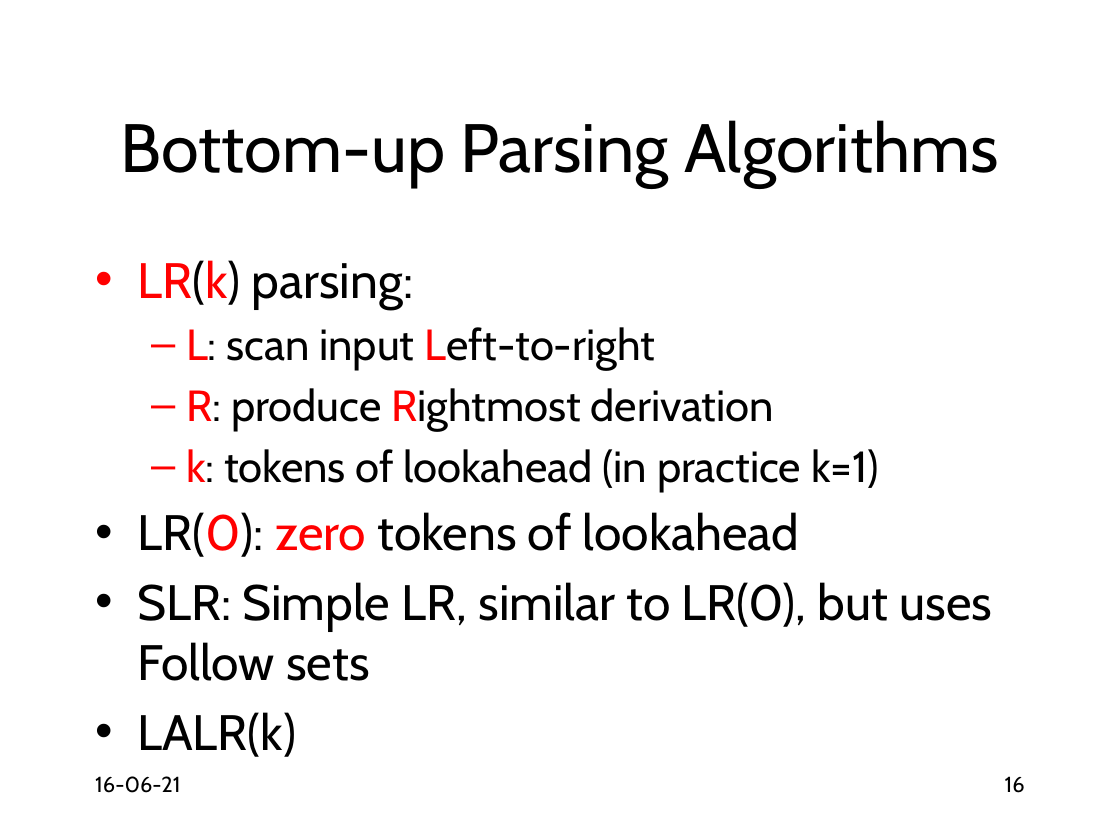
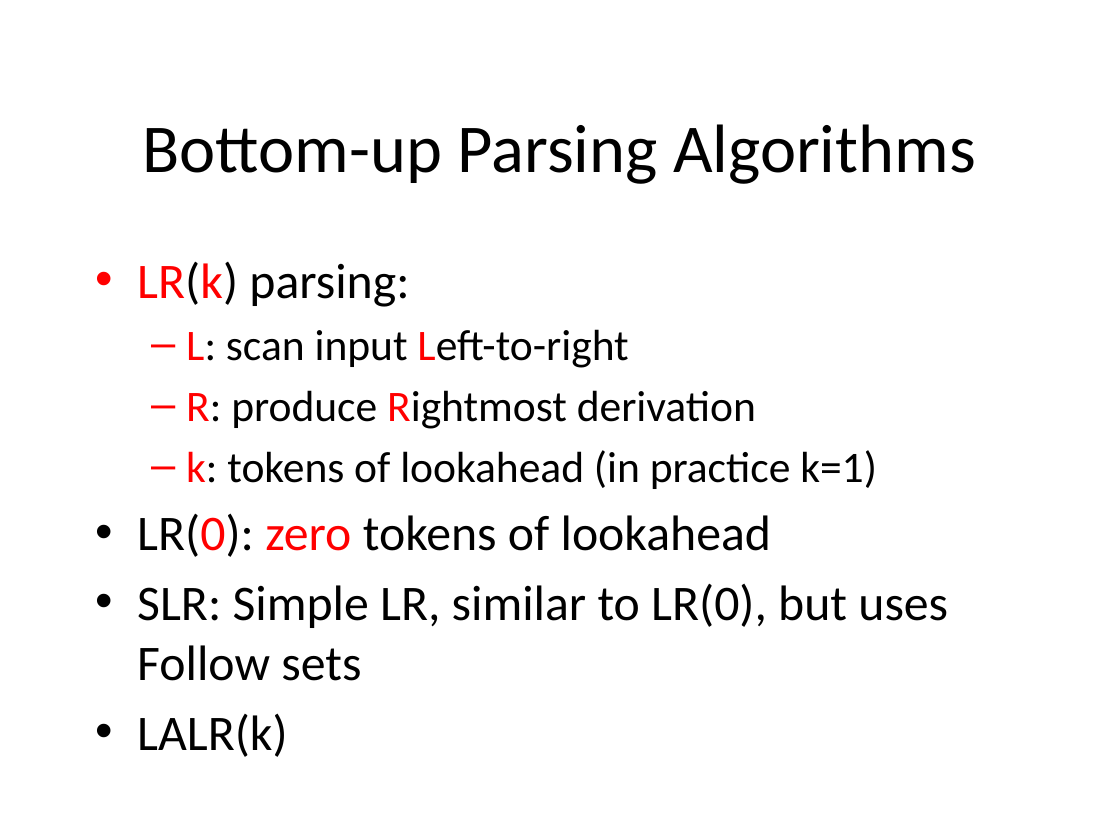
Before and after one commit to anoopsarkar/compilers-class, a slide deck: slide 16 of assets/ppt/parsing/lr1-shift-reduce-parsing.pptx. Drawn at 1120x840 pixels with LibreOffice and Linux fonts; fonts in the diff are those of the drawing. Boxes give left, top, right and bottom in pixels: in the first picture for what was removed or moved away, otherwise in the second. Text is boxed around its words. In the diff, an @@ line names an element or a change of style, - is before the commit and + after.

```diff
--- a/assets/ppt/parsing/lr1-shift-reduce-parsing.pptx
+++ b/assets/ppt/parsing/lr1-shift-reduce-parsing.pptx
@@ title "Bottom-up Parsing Algorithms" at box(143, 124, 976, 184): font Cabin to Calibri @@
@@ text "LR(k) parsing:" at box(137, 262, 948, 757): font Cabin to Calibri @@
@@ text removed at box(95, 776, 180, 793) @@
-16-06-21
@@ page number removed at box(1005, 776, 1025, 793) @@
-16
```
Also in this commit, not shown: 15 other slides changed, 2 other files.
